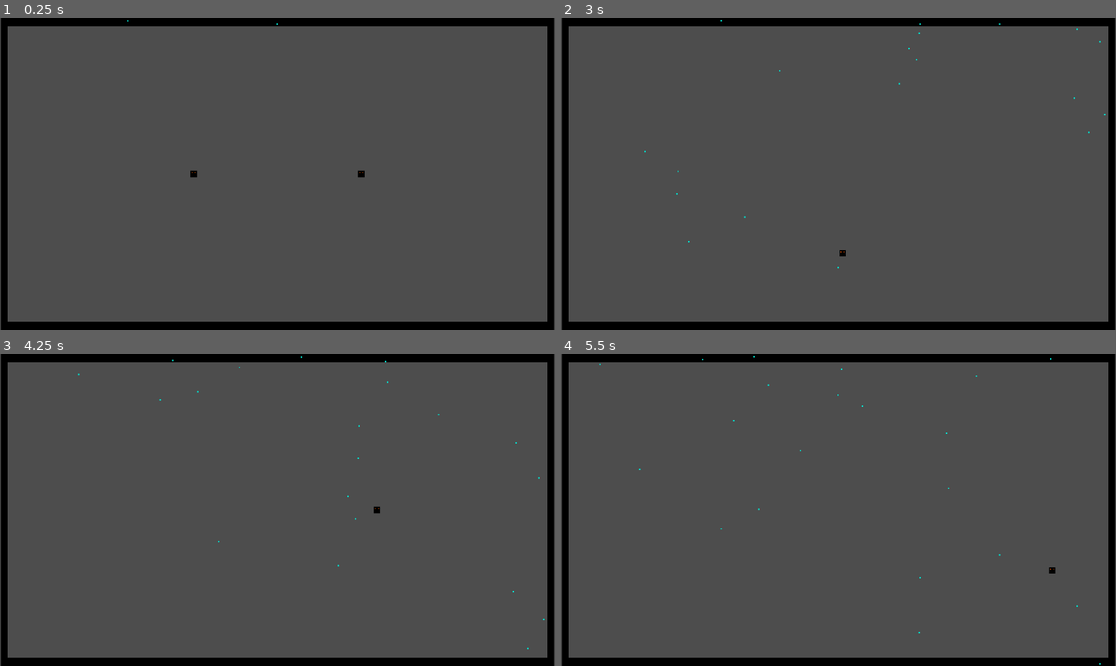
Above: before the commit, frames 1-4 (two rows, left to right).
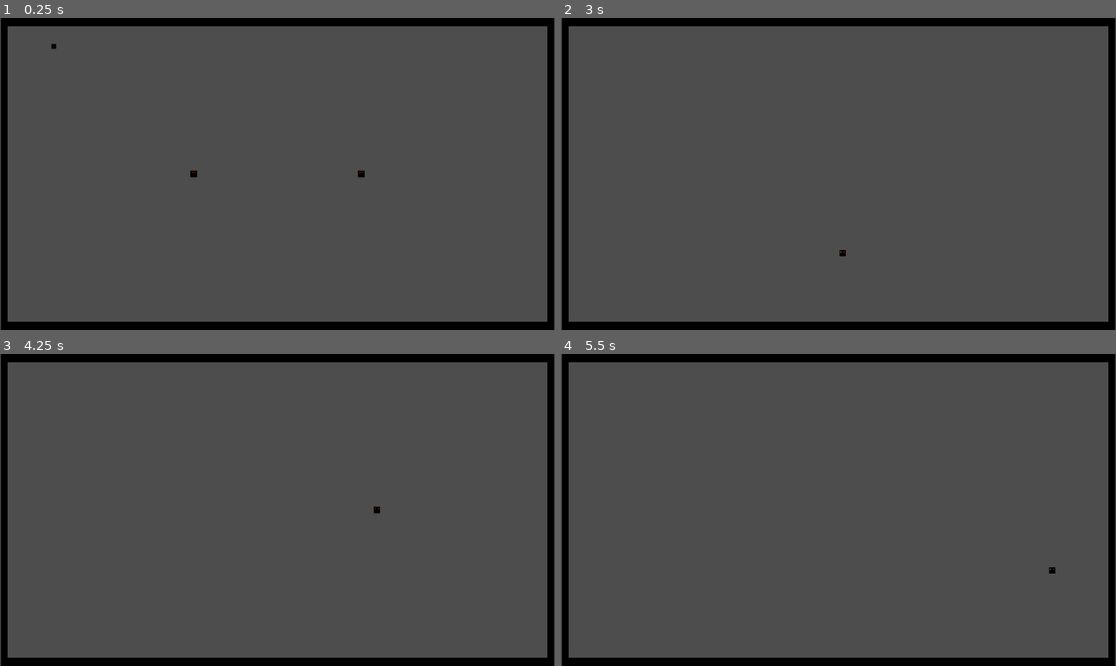
Above: after the commit, the same moments.

Repository: Mryes1234/Symmetrical-Hell
Game: Godot game, scene res://Scenes/main.tscn
Two runs of this game, one before a commit and one after it. Both use one fixed random seed, a clock stepped at 60 frames per second and the inputs below.
Inputs:
- Up to frame 1 (0.25 s): no input
- Up to frame 2 (3 s): hold Right (ui_right) 0.53-1.28 s; hold Down (ui_down) 1.28-2.03 s; hold Right (ui_right) 2.03-2.78 s; tap Enter at 2.75 s; hold Up (ui_up) from 2.78 s (still down)
- Up to frame 3 (4.25 s): release Up (ui_up) at 3.53 s; hold Left (ui_left) from 3.53 s (still down)
- Up to frame 4 (5.5 s): release Left (ui_left) at 5.03 s; hold Down (ui_down) from 5.03 s (still down)

The runs differ from the first frame. In frame 1, less than 0.1% of the frame differs, in the area x 9-51%, y 0-10%; in frame 2, less than 0.1%; in frame 3, less than 0.1%, in the area x 14-99%, y 0-95%; in frame 4, less than 0.1%.

Commit message:
getting particles set up

Diff:
--- /dev/null
+++ b/Scenes/main.gd
@@ -0,0 +1,5 @@
+extends Node2D
+
+func _on_area_2d_body_entered(body: Node2D) -> void:
+	#_respawn()
+	pass
--- a/Scenes/main.tscn
+++ b/Scenes/main.tscn
@@ -1,8 +1,10 @@
-[gd_scene load_steps=11 format=4 uid="uid://caq6ldqwdb71p"]
+[gd_scene load_steps=14 format=4 uid="uid://caq6ldqwdb71p"]
 
 [ext_resource type="Texture2D" uid="uid://inc0q666e515" path="res://New Piskel-2.png" id="1_jjgbg"]
+[ext_resource type="Script" uid="uid://d1td5md8pehne" path="res://Scenes/main.gd" id="1_kry3j"]
 [ext_resource type="PackedScene" uid="uid://blcrj01tfyl8o" path="res://Scenes/player.tscn" id="2_8gbba"]
 [ext_resource type="PackedScene" uid="uid://cl0xul0anfe03" path="res://Scenes/player_2.tscn" id="3_jjvhh"]
+[ext_resource type="PackedScene" uid="uid://cog245s6blpau" path="res://Scenes/particle.tscn" id="4_jjvhh"]
 
 [sub_resource type="RectangleShape2D" id="RectangleShape2D_bo1nx"]
 size = Vector2(5, 221)
@@ -2076,7 +2078,11 @@
 [sub_resource type="OccluderPolygon2D" id="OccluderPolygon2D_jjvhh"]
 polygon = PackedVector2Array(-198, 105, 200, 105, 200, 112, -199, 112)
 
+[sub_resource type="RectangleShape2D" id="RectangleShape2D_kry3j"]
+size = Vector2(386, 6)
+
 [node name="Main" type="Node2D"]
+script = ExtResource("1_kry3j")
 
 [node name="Walls" type="Area2D" parent="."]
 
@@ -2101,17 +2107,6 @@
 tile_set = SubResource("TileSet_jjvhh")
 physics_quadrant_size = 1
 
-[node name="CPUParticles2D" type="CPUParticles2D" parent="."]
-physics_interpolation_mode = 1
-position = Vector2(0, -109)
-amount = 30
-speed_scale = 0.2
-emission_shape = 3
-emission_rect_extents = Vector2(193, 1)
-color = Color(0, 0.8980392, 0.8235294, 1)
-hue_variation_min = -0.22
-hue_variation_max = 0.22
-
 [node name="Player" parent="." instance=ExtResource("2_8gbba")]
 position = Vector2(-60, 0)
 
@@ -2123,3 +2118,14 @@
 
 [node name="LightOccluder2D" type="LightOccluder2D" parent="."]
 occluder = SubResource("OccluderPolygon2D_jjvhh")
+
+[node name="Particle" parent="." instance=ExtResource("4_jjvhh")]
+position = Vector2(-160, -99)
+
+[node name="Area2D" type="Area2D" parent="."]
+
+[node name="CollisionShape2D" type="CollisionShape2D" parent="Area2D"]
+position = Vector2(0, 103)
+shape = SubResource("RectangleShape2D_kry3j")
+
+[connection signal="body_entered" from="Area2D" to="." method="_on_area_2d_body_entered"]
--- /dev/null
+++ b/Scenes/particle.tscn
@@ -0,0 +1,28 @@
+[gd_scene load_steps=5 format=3 uid="uid://cog245s6blpau"]
+
+[ext_resource type="Script" uid="uid://csxqwu7w8u0ug" path="res://Scripts/particle.gd" id="1_u2rni"]
+[ext_resource type="Texture2D" uid="uid://inc0q666e515" path="res://New Piskel-2.png" id="1_xhwoe"]
+
+[sub_resource type="RectangleShape2D" id="RectangleShape2D_8weg4"]
+size = Vector2(2, 2)
+
+[sub_resource type="RectangleShape2D" id="RectangleShape2D_u2rni"]
+size = Vector2(3.625, 3.5)
+
+[node name="Particle" type="RigidBody2D"]
+mass = 0.205
+gravity_scale = 0.266
+script = ExtResource("1_u2rni")
+
+[node name="CollisionShape2D" type="CollisionShape2D" parent="."]
+shape = SubResource("RectangleShape2D_8weg4")
+
+[node name="Sprite2D" type="Sprite2D" parent="."]
+position = Vector2(1.1920929e-07, 0)
+scale = Vector2(0.11718753, 0.10937502)
+texture = ExtResource("1_xhwoe")
+
+[node name="Area2D" type="Area2D" parent="."]
+
+[node name="CollisionShape2D" type="CollisionShape2D" parent="Area2D"]
+shape = SubResource("RectangleShape2D_u2rni")
--- a/Scripts/damage_area_2d.gd
+++ /dev/null
@@ -1 +0,0 @@
-extends Area2D
--- /dev/null
+++ b/Scripts/particle.gd
@@ -0,0 +1,13 @@
+extends Node2D
+
+var linear_velocity
+var angular_velocity
+var sleeping
+
+@onready var respawn_location: Vector2 = Vector2(-160,-99)
+
+func _respawn():
+	linear_velocity = Vector2.ZERO
+	angular_velocity = 0.0
+	global_position = respawn_location
+	sleeping = false
Not shown, added: Scenes/main.gd.uid
Not shown, removed: Scripts/damage_area_2d.gd.uid
Not shown, added: Scripts/particle.gd.uid
